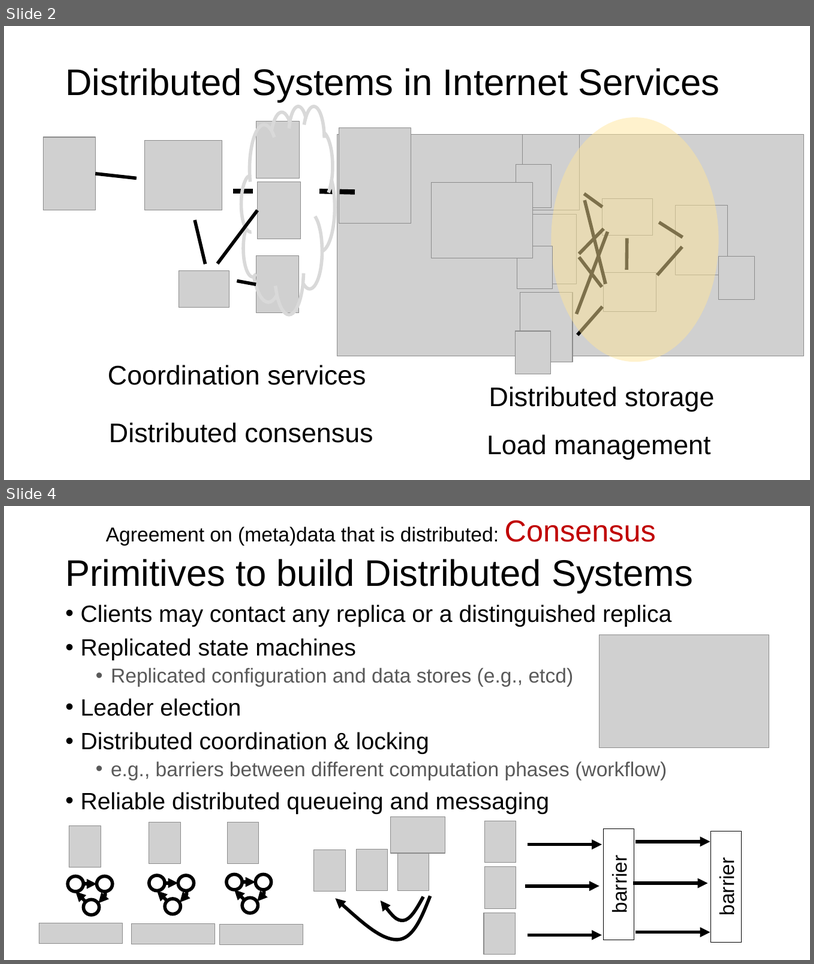
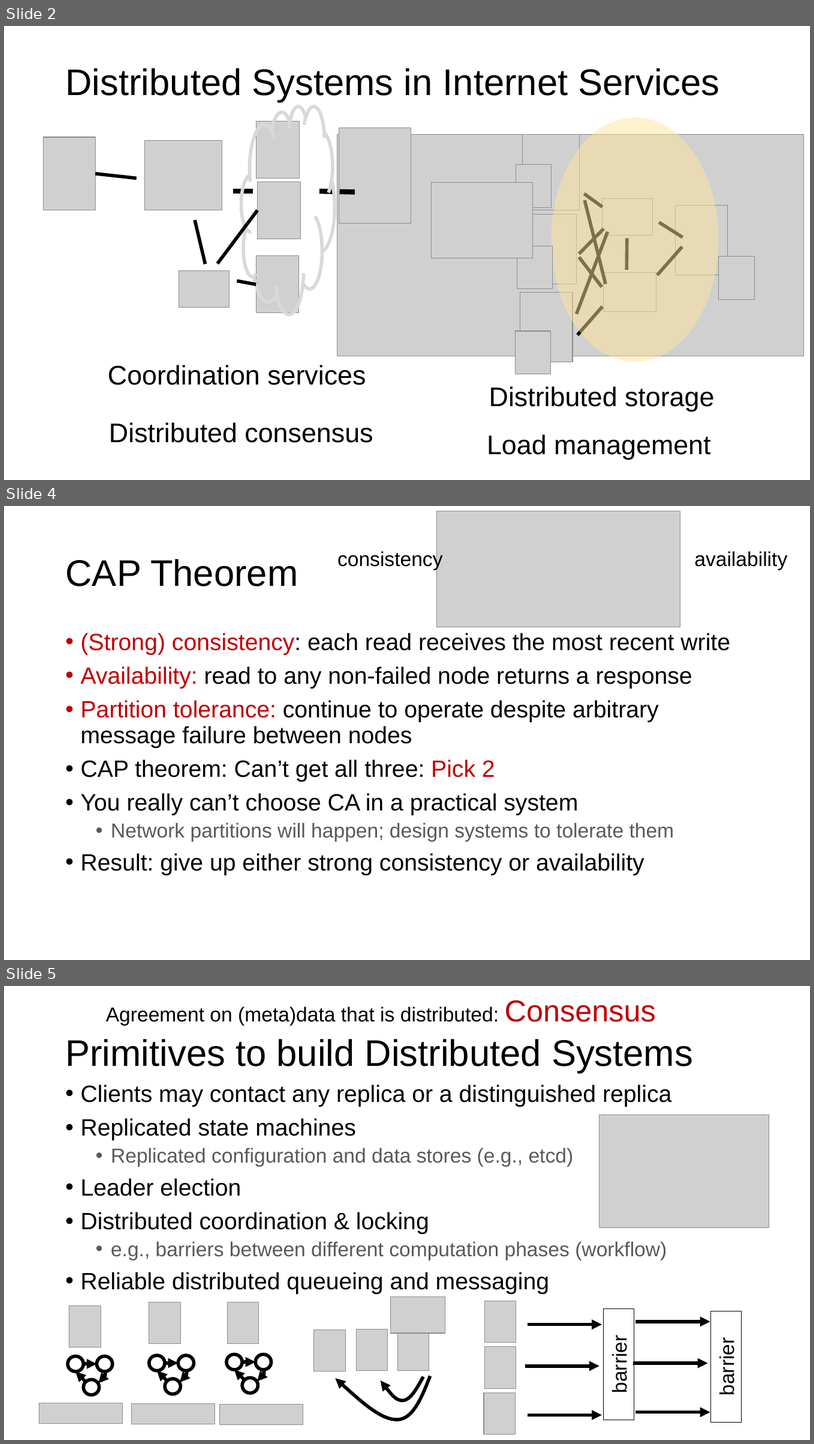
Before and after one commit to ngsrinivas/coursegen, a slide deck: ex/553-S25/staging/553-S25/lectures/12b-distributed-systems.pptx. Shown one above the other, each under a label of ours: slides 2 and 4 before the commit, slides 2, 4 and 5 after it; the slides between them are not shown. The pictures are 814x964 and 814x1444 pixels, drawn with LibreOffice and Linux fonts; fonts in the diff are those of the drawing; grey boxes stand for pictures. Boxes give left, top, right and bottom in pixels: in the first picture for what was removed or moved away, otherwise in the second. Text is boxed around its words. In the diff, an @@ line names an element or a change of style, - is before the commit and + after.

Commit message:
Revise distributed systems lecture

```diff
--- a/ex/553-S25/staging/553-S25/lectures/12b-distributed-systems.pptx
+++ b/ex/553-S25/staging/553-S25/lectures/12b-distributed-systems.pptx
@@ slide 4 added at <box>4,506,810,960</box>, background #FFFFFF @@
@@ picture added at <box>437,511,681,627</box> @@
@@ title added at <box>65,559,298,586</box>, 44 pt, text #000000 @@
+CAP Theorem
@@ text added at <box>338,550,443,571</box>, 24 pt, text #000000 @@
+consistency
@@ text added at <box>695,551,788,570</box>, 24 pt, text #000000 @@
+availability
@@ text added at <box>81,633,731,875</box>, 28 pt, text #000000 @@
+• (Strong) consistency: each read receives the most recent write
+• Availability: read to any non-failed node returns a response
+• Partition tolerance: continue to operate despite arbitrary message failure between nodes
+• CAP theorem: Can’t get all three: Pick 2
+• You really can’t choose CA in a practical system
+  • Network partitions will happen; design systems to tolerate them
+• Result: give up either strong consistency or availability
@@ what was slide 4 is now slide 5 @@
```
Also in this commit, not shown: 1 slide changed, 1 other file.
